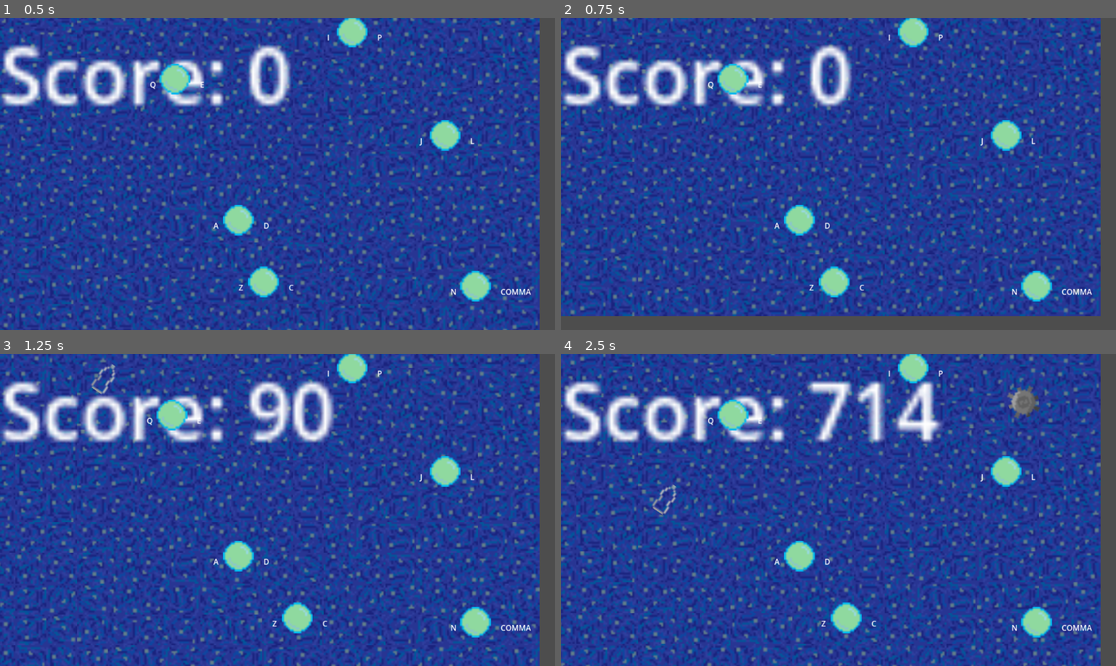
Above: before the commit, frames 1-4 (two rows, left to right).
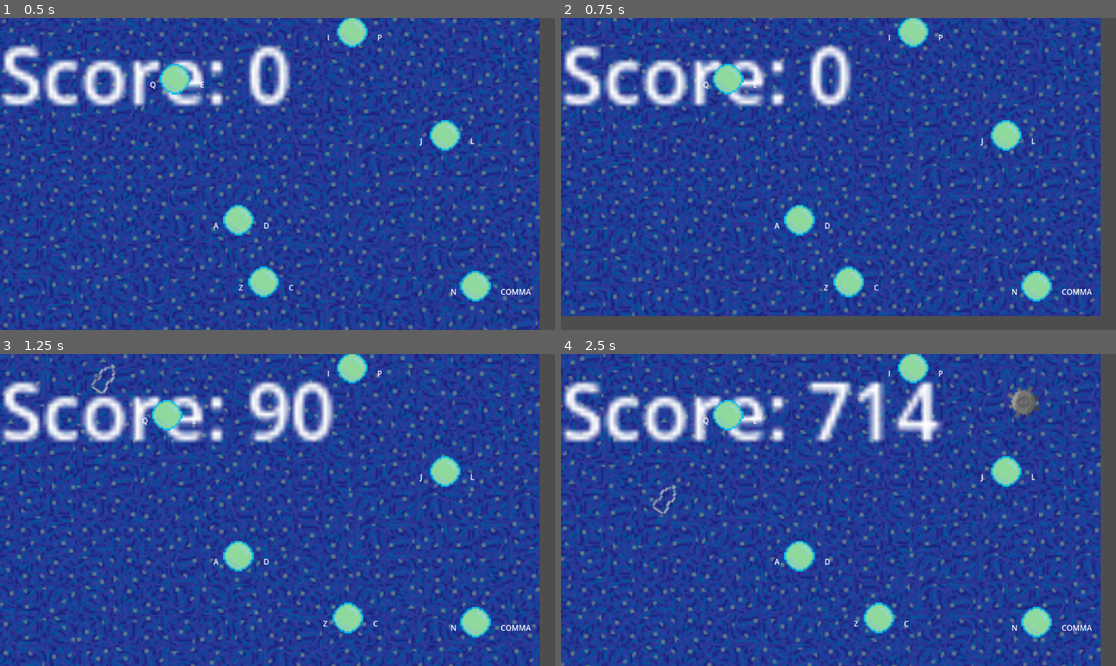
Above: after the commit, the same moments.

Repository: jschavey/bubble-ggj2025
Game: Godot game, scene res://main.tscn
Two runs of this game, one before a commit and one after it. Both use one fixed random seed, a clock stepped at 60 frames per second and the inputs below.
Inputs:
- Up to frame 1 (0.5 s): no input
- Up to frame 2 (0.75 s): tap Enter at 0.5 s; hold C (move_right_3) from 0.53 s (still down); tap Q (move_left_2) at 0.6 s
- Up to frame 3 (1.25 s): keep holding C (move_right_3)
- Up to frame 4 (2.5 s): release C (move_right_3) at 1.28 s; hold Z (move_left_3) 1.28-2.03 s; tap E (move_right_2) at 1.35 s; hold C (move_right_3) from 2.03 s (still down); tap Q (move_left_2) at 2.1 s

Frame 1 is identical in both runs. In frame 2, 1.0% of the frame differs, in the area x 25-58%, y 14-90%; in frame 3, 1.3%, in the area x 25-69%, y 14-90%; in frame 4, 1.3%.

Commit message:
increase bubble reactivity

Diff:
--- a/bubble.gd
+++ b/bubble.gd
@@ -35,9 +35,9 @@
 
 func _process(delta: float) -> void:
 	if Input.is_action_pressed(move_left_key) and alive:
-		global_position.x -= 100 * delta
+		global_position.x -= 250 * delta
 	elif Input.is_action_pressed(move_right_key) and alive:
-		global_position.x += 100 * delta
+		global_position.x += 250 * delta
 	sprite.global_position = global_position  # Ensure the sprite moves with the Area2D
 	collision_shape.global_position = global_position  # Ensure the collision shape moves with the Area2D
 	if alive:
